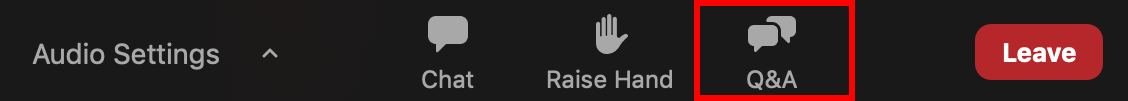
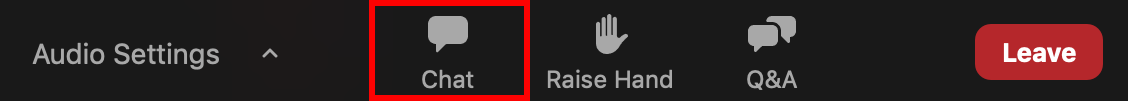
Comparing the layer stacks of the two 1128 x 101 images. Changes:
added layer "Rectangle 1 copy 2" above "Rectangle 1 copy" over [369, 0, 530, 101]
hid "Rectangle 1 copy" over [694, 0, 855, 101]
